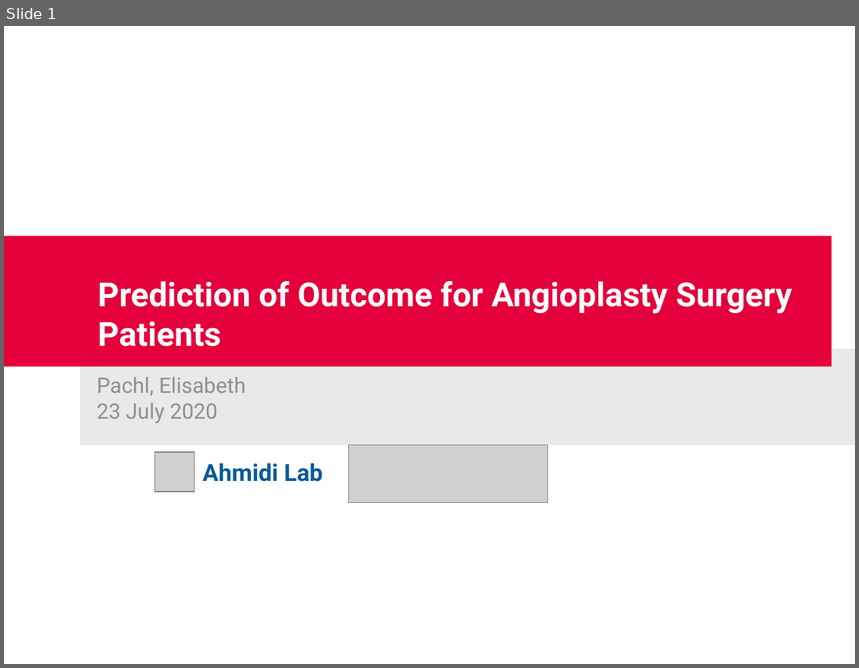
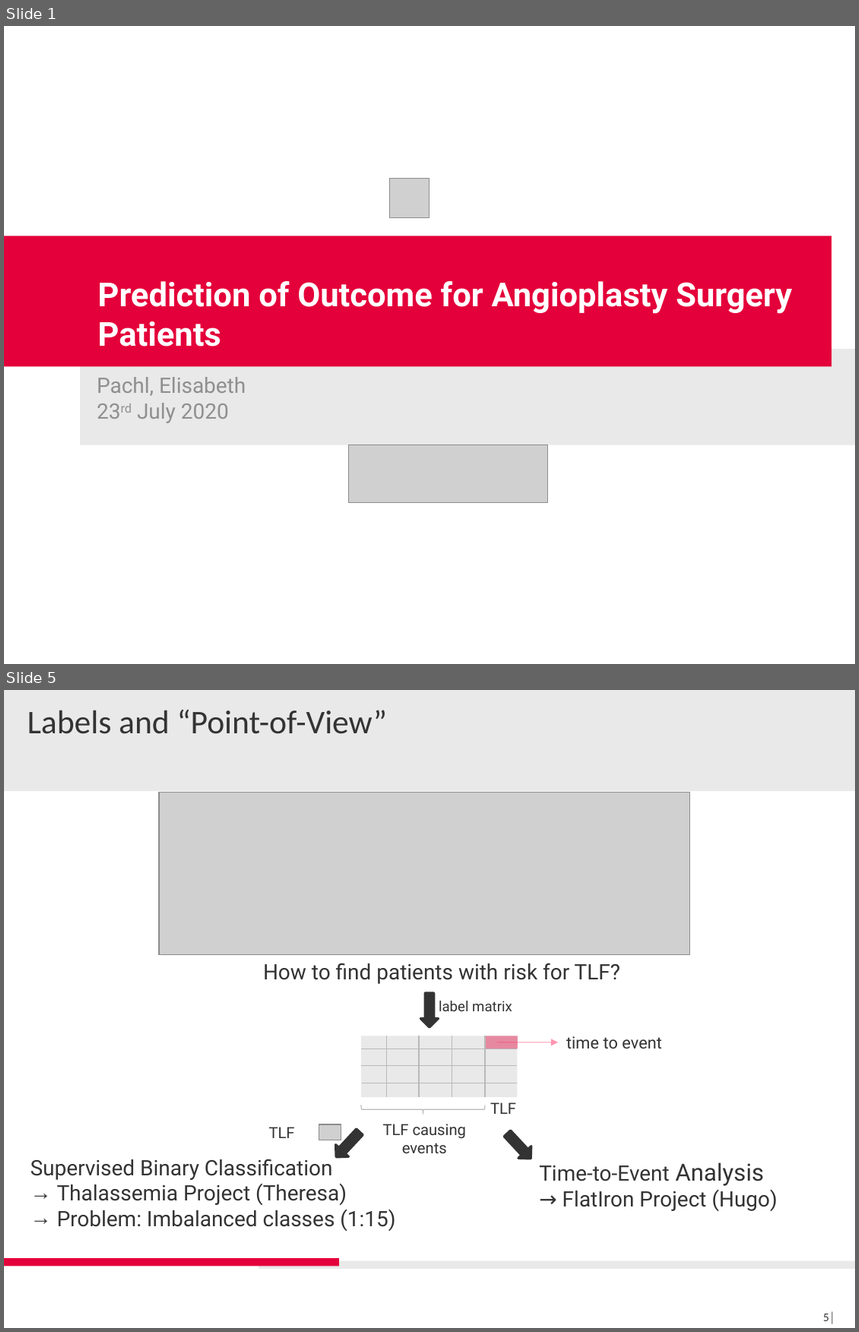
Before and after one commit to IceQueen1996/Masterarbeit, a slide deck: presentations/GroupDay_Introduction_Elly.pptx. Shown one above the other, each under a label of ours: slide 1 before the commit, slides 1 and 5 after it; the slides between them are not shown. The pictures are 859x668 and 859x1332 pixels, drawn with LibreOffice and Linux fonts; fonts in the diff are those of the drawing; grey boxes stand for pictures; background and template pictures are left out. Boxes give left, top, right and bottom in pixels: in the first picture for what was removed or moved away, otherwise in the second. Text is boxed around its words. In the diff, an @@ line names an element or a change of style, - is before the commit and + after.

```diff
--- a/presentations/GroupDay_Introduction_Elly.pptx
+++ b/presentations/GroupDay_Introduction_Elly.pptx
@@ slide 5 added at bbox=[4, 690, 855, 1328], background #FFFFFF; not listed: 3 template elements that a slide beside it also shows @@
@@ title added at bbox=[28, 710, 388, 734], 28 pt, text #333333 @@
+Labels and “Point-of-View”
@@ picture added at bbox=[159, 792, 690, 954] @@
@@ text added at bbox=[263, 963, 620, 984], 18 pt, text #333333 @@
+How to find patients with risk for TLF?
@@ down arrow added at bbox=[421, 993, 439, 1027], fill #333333, outline #333333 2 pt @@
@@ text added at bbox=[439, 1001, 512, 1011], 12 pt, text #333333 @@
+label matrix
@@ rectangle added at bbox=[361, 1037, 517, 1097], fill #E9E9E9 @@
@@ line added from (361, 1049) to (517, 1049), #BABABA 0.75 pt @@
@@ line added from (386, 1037) to (386, 1097), #BABABA 0.75 pt @@
@@ line added from (420, 1037) to (420, 1097), #BABABA 0.75 pt @@
@@ line added from (452, 1037) to (452, 1097), #BABABA 0.75 pt @@
@@ line added from (485, 1037) to (485, 1097), #BABABA 0.75 pt @@
@@ rectangle added at bbox=[486, 1037, 517, 1049], fill #E4003A at 41% opacity @@
@@ arrow added from (496, 1043) to (558, 1043), #FF2F65 0.75 pt @@
@@ text added at bbox=[566, 1037, 662, 1049], 14 pt, text #333333 @@
+time to event
@@ line added from (361, 1065) to (517, 1065), #BABABA 0.75 pt @@
@@ line added from (361, 1083) to (517, 1083), #BABABA 0.75 pt @@
@@ right brace added at bbox=[360, 1106, 485, 1114], outline #BABABA 0.75 pt @@
@@ text added at bbox=[490, 1103, 516, 1114], 13 pt, text #333333 @@
+TLF
@@ text added at bbox=[269, 1127, 295, 1138], 13 pt, text #333333 @@
+TLF
@@ picture added at bbox=[319, 1125, 342, 1140] @@
@@ down arrow added at bbox=[330, 1126, 367, 1163], fill #333333, outline #333333 2 pt @@
@@ text added at bbox=[383, 1124, 466, 1154], 13 pt, text #333333 @@
+TLF causing events
@@ down arrow added at bbox=[501, 1128, 538, 1165], fill #333333, outline #333333 2 pt @@
@@ text added at bbox=[31, 1159, 395, 1231], 18 pt, text #333333 @@
+Supervised Binary Classification
+→ Thalassemia Project (Theresa)
+→ Problem: Imbalanced classes (1:15)
@@ text added at bbox=[539, 1163, 778, 1211], 18 pt, text #333333 @@
+Time-to-Event Analysis
+→ FlatIron Project (Hugo)
@@ page number added at bbox=[823, 1312, 835, 1325], 10 pt, text #333333 @@
+5│
@@ slide 1 changed as well @@
@@ picture: place and size @@
-picture at bbox=[154, 452, 195, 493]
+picture at bbox=[389, 178, 430, 218]
@@ subtitle at bbox=[97, 377, 246, 423]: text changed @@
-Pachl, Elisabeth
-23 July 2020
+Pachl, Elisabeth
+23rd July 2020
@@ text removed at bbox=[202, 463, 323, 482] @@
-Ahmidi Lab
```
Also in this commit, not shown: 4 other slides changed, 1 other slide added, 1 slide removed, 22 other files.
